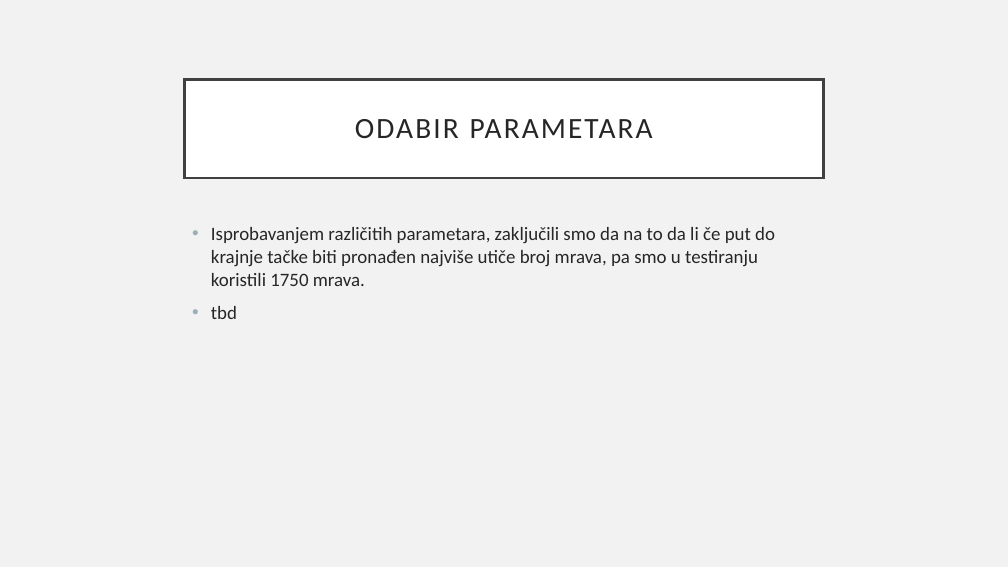
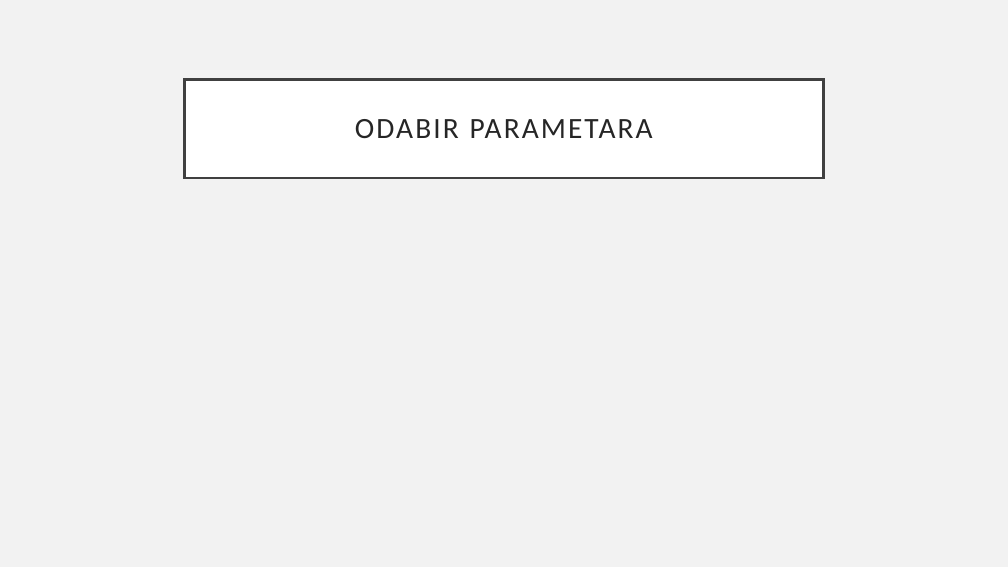
Before and after one commit to DamjanVincic/shortest-path-antcolony, a slide deck: slide 12 of Problem najkraćeg puta, ant colony optimization.pptx. Drawn at 1008x567 pixels with LibreOffice and Linux fonts; fonts in the diff are those of the drawing; grey boxes stand for pictures. Boxes give left, top, right and bottom in pixels: in the first picture for what was removed or moved away, otherwise in the second. Text is boxed around its words. In the diff, an @@ line names an element or a change of style, - is before the commit and + after.

```diff
--- a/Problem najkraćeg puta, ant colony optimization.pptx
+++ b/Problem najkraćeg puta, ant colony optimization.pptx
@@ text removed at box(211, 227, 775, 319) @@
-• Isprobavanjem različitih parametara, zaključili smo da na to da li če put do krajnje tačke biti pronađen najviše utiče broj mrava, pa smo u testiranju koristili 1750 mrava.
-• tbd
```
Also in this commit, not shown: 2 other files.
